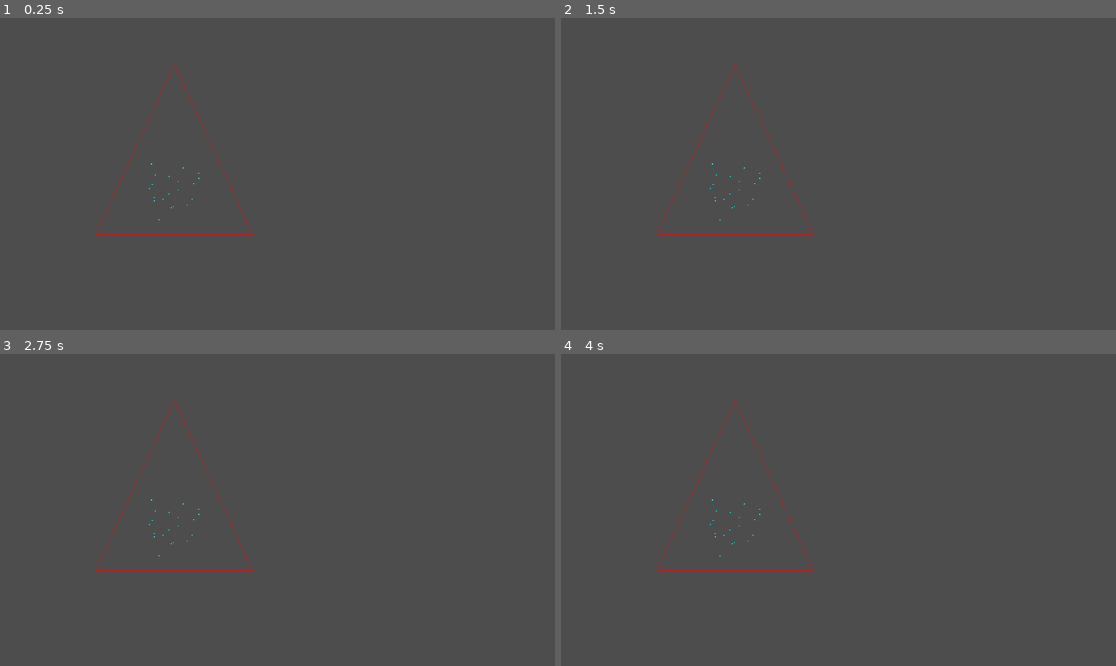
Above: before the commit, frames 1-4 (two rows, left to right).
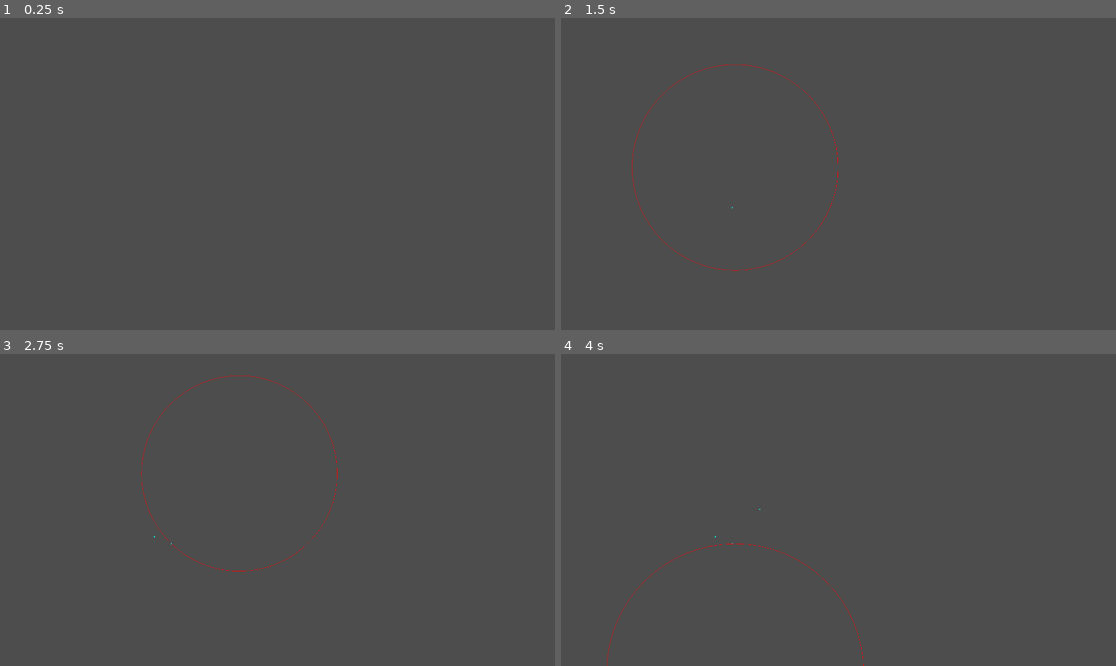
Above: after the commit, the same moments.

Repository: safwanmax22/binary_Space_partitioning
Game: Godot game, scene res://dealanay_triangulation/TriangulationTester.tscn
Two runs of this game, one before a commit and one after it. Both use one fixed random seed, a clock stepped at 60 frames per second and the inputs below. This scene is started directly instead of the project's main scene.
Inputs:
- Up to frame 1 (0.25 s): no input
- Up to frame 2 (1.5 s): tap Enter (ui_accept) at 0.5, 1.35 s; hold Enter (ui_accept) 0.53-1.28 s
- Up to frame 3 (2.75 s): tap Enter (ui_accept) at 1.52, 1.82 s; hold Enter (ui_accept) from 2.03 s (still down)
- Up to frame 4 (4 s): release Enter (ui_accept) at 2.78 s; tap Enter (ui_accept) at 2.85, 3.02, 3.32, 3.5 s; hold Enter (ui_accept) from 3.53 s (still down)

The runs differ from the first frame. In frame 1, 0.2% of the frame differs, in the area x 17-46%, y 14-70%; in frame 2, 0.4%, in the area x 12-50%, y 14-82%; in frame 3, 0.4%; in frame 4, 0.3%.

Commit message:
we got another problem, perhaps the super triangle

Diff:
--- a/dealanay_triangulation/TriangulationTester.tscn
+++ b/dealanay_triangulation/TriangulationTester.tscn
@@ -7,3 +7,6 @@
 script = ExtResource("1_mgocy")
 
 [node name="DelaunayTriangulation" parent="." unique_id=1751339052 instance=ExtResource("2_i48m6")]
+
+[connection signal="circle_drawn" from="DelaunayTriangulation" to="." method="_on_delaunay_triangulation_circle_drawn"]
+[connection signal="point_added" from="DelaunayTriangulation" to="." method="_on_delaunay_triangulation_point_added"]
--- a/dealanay_triangulation/delaunay_triangulation.gd
+++ b/dealanay_triangulation/delaunay_triangulation.gd
@@ -1,18 +1,35 @@
 class_name DelaunayTriangulation extends Node
 
+signal point_added(point: Vector2)
+signal circle_drawn(circle: Circle)
+signal new_triangles_drawn(triangle: Array[Triangle])
+signal next()
+
 const TRIANGULATION_EDGE = preload("uid://bix18ev8roj4q")
+
+
+func next_step():
+	next.emit()
 
 
 func triangulate(points: Array[Node2D]) -> Array[Triangle]:
 	var triangles: Array[Triangle] = [get_super_triangle(points)]
 
 	for point in points:
+		new_triangles_drawn.emit(triangles)
+		await next
+
 		var adding_point: Vector2 = point.position
+
+		point_added.emit(adding_point)
+		await next
+
 		var bad_triangles: Array[Triangle] = []
 		var updated_triangles: Array[Triangle] = []
+
 		# check if the new point is making any of the triangle fail Delaunay triangulation
 		for triangle in triangles:
-			if !_is_delaunay_triangle(adding_point, triangle):
+			if await _is_delaunay_triangle(adding_point, triangle):
 				updated_triangles.push_back(triangle)
 			else:
 				bad_triangles.push_back(triangle)
@@ -105,6 +122,8 @@
 func _is_delaunay_triangle(point: Vector2, triangle: Triangle) -> bool:
 	var circum_circle := _calc_circum_circle(triangle)
 
+	circle_drawn.emit(circum_circle)
+	await next
 	return point.distance_to(circum_circle.position) > circum_circle.raidus
 
 
--- a/dealanay_triangulation/triangulation_tester.gd
+++ b/dealanay_triangulation/triangulation_tester.gd
@@ -5,25 +5,52 @@
 var points: Array[Node2D] = []
 var super_triangle: Triangle
 
-func _ready() -> void:
+var _draw_points: Array[Vector2] = []
+var _draw_triangle: Array[Triangle] = []
+var _draw_circle: Circle
+
+func _input(event: InputEvent):
+	if event.is_action_pressed("ui_accept"):
+		delaunay_triangulation.next.emit()
+
+
+func _ready():
 	var point_count := 20
 	for i in point_count:
 		var new_point := Node2D.new()
 		new_point.position = Vector2(randi_range(500, 700), randi_range(500, 700))
 		points.push_back(new_point)
 
-	super_triangle = delaunay_triangulation.get_super_triangle(points)
+	delaunay_triangulation.triangulate(points)
 
 
 func _draw():
-	for point in points:
-		draw_circle(point.position, 2, Color.AQUA)
+	for point in _draw_points:
+		draw_circle(point, 2, Color.AQUA)
 
-	if super_triangle:
+	for triangle in _draw_triangle:
 		var polygon: Array[Vector2] = [
-			super_triangle.points[0],
-			super_triangle.points[1],
-			super_triangle.points[2],
-			super_triangle.points[0]
+			triangle.points[0],
+			triangle.points[1],
+			triangle.points[2],
+			triangle.points[0]
 		]
-		draw_polyline(polygon, Color.RED)
+		draw_polyline(polygon, Color.GREEN)
+
+	if _draw_circle:
+		draw_circle(_draw_circle.position, _draw_circle.raidus, Color.RED, false)
+
+
+func _on_delaunay_triangulation_circle_drawn(circle: Circle) -> void:
+	_draw_circle = circle
+	queue_redraw()
+
+
+func _on_delaunay_triangulation_new_triangle_drawn(triangle: Array[Triangle]) -> void:
+	_draw_triangle = triangle
+	queue_redraw()
+
+
+func _on_delaunay_triangulation_point_added(point: Vector2) -> void:
+	_draw_points.push_back(point)
+	queue_redraw()
